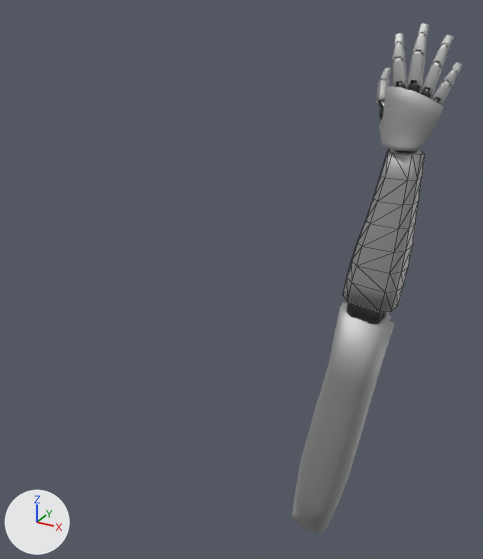
What one commit did to the Blender file Oculus_Dev/Assets/Arm Animations/RightArm.blend.
Both versions are drawn from a camera (50 mm lens) standing at (2.06, -5.14, 5.29) and looking at (-0.02, -1.35, 3.39). Lighting does not change. The marker at lower left points along +X, +Y and +Z. Mesh edges are drawn as thin lines on the coarser meshes.

The first picture shows 'Upper Arm', 'defaultMaterial', 'defaultMaterial.036'.
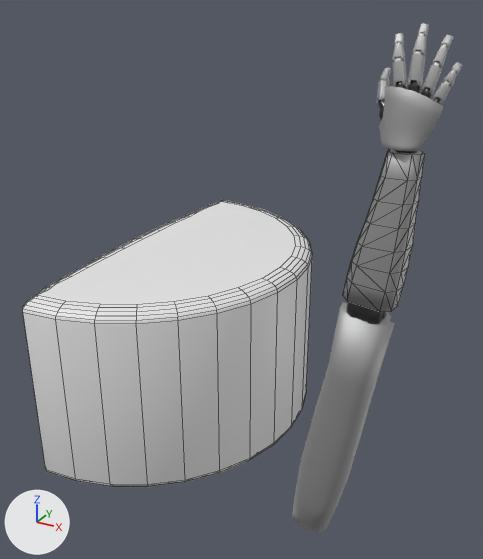
Commit message: Add "shoulder" (arm-car joint looks better)

Diff of the bpy script that builds the scene:
```diff
--- a/Oculus_Dev/Assets/Arm Animations/RightArm.blend.py
+++ b/Oculus_Dev/Assets/Arm Animations/RightArm.blend.py
@@ me_cylinder @@
+me_cylinder.from_pydata(...)  # 385 vertices, 354 faces; spans x -0.12..1.0, y -1.0..1.0, z -1.0..1.0
+me_cylinder.polygons.foreach_set('use_smooth', [True] * 354)
@@ ob_cylinder @@
+ob_cylinder = bpy.data.objects.new('Cylinder', me_cylinder)
+ob_cylinder.location = (-0.088, -2.341, 3.516)
+ob_cylinder.scale = (0.922, 0.922, 0.485)
```

Changed parts and their boxes [x1, y1, x2, y2] in the pictures (483 x 559 px):
'Cylinder', added
    after: [23, 200, 312, 487]
